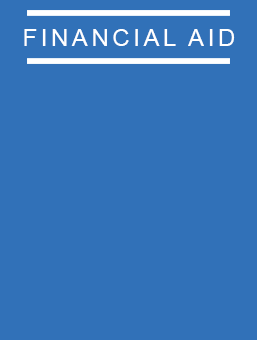
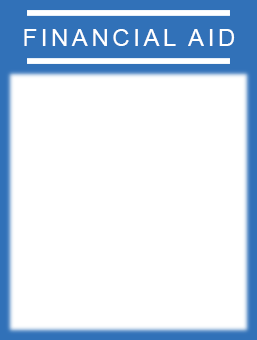
Comparing the layer stacks of the two 257px x 340px images. Changes:
added group "Mask" with 1 layers above "Background" over [6, 70, 251, 334]
added layer "Layer 1" in group "Mask" over [6, 70, 251, 334]
